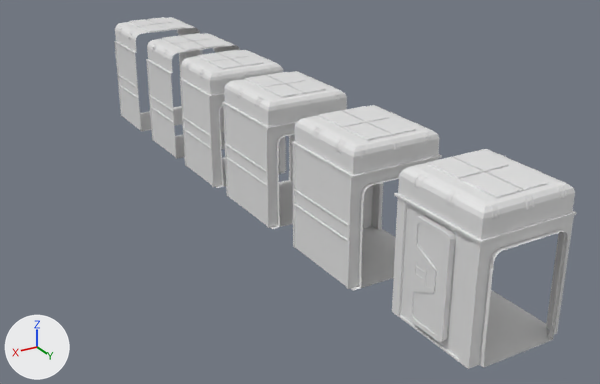
Two versions of the Blender file BlenderSource/MonitorCorridor.blend, one commit apart.
The view is the same before and after, from a 50 mm camera at (34.0, 66.9, 30.3) aimed at (0.5, 11.1, 2.5). The axes (+X, +Y, +Z) are drawn at lower left. The lights are the same throughout.
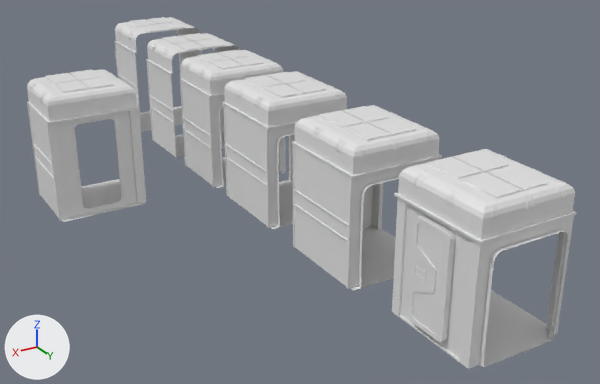
Boxes [x1, y1, x2, y2] around the edits, measured in the pictures (600 x 384 px):
'Cube.001', added: after [27, 69, 147, 222]

The change, as a diff of the scene's bpy script:
```diff
--- a/BlenderSource/MonitorCorridor.blend.py
+++ b/BlenderSource/MonitorCorridor.blend.py
@@ me_cube_001 @@
+me_cube_001.from_pydata(...)  # 548 vertices, 439 faces; spans x 10.53..18.39, y -5.47..1.37, z 0.0..10.98
+me_cube_001.materials.append(mat_material)  # white #e7e7e7
@@ ob_cube_001 @@
+ob_cube_001 = bpy.data.objects.new('Cube.001', me_cube_001)
+ob_cube_001.location = (0.0, 0.0, 0.0)
```
